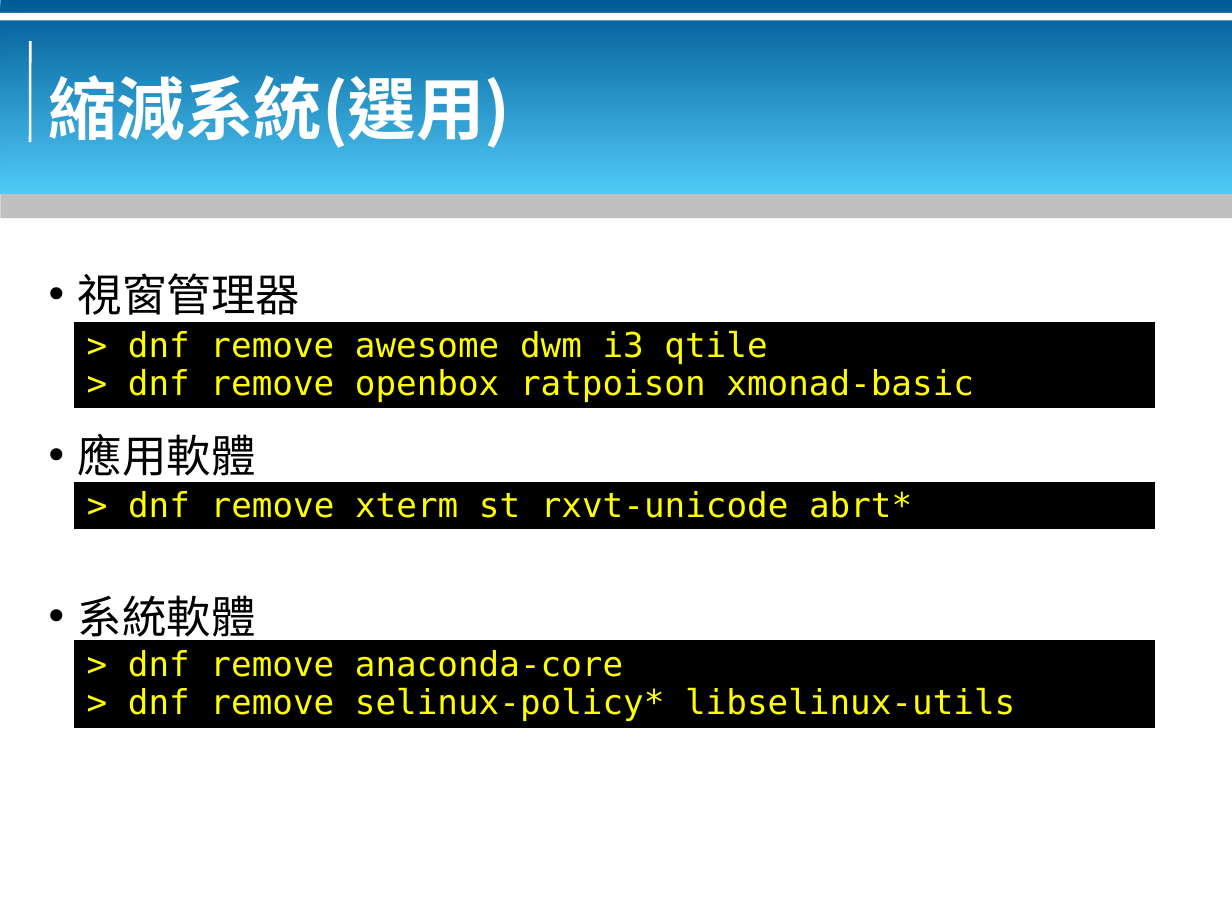
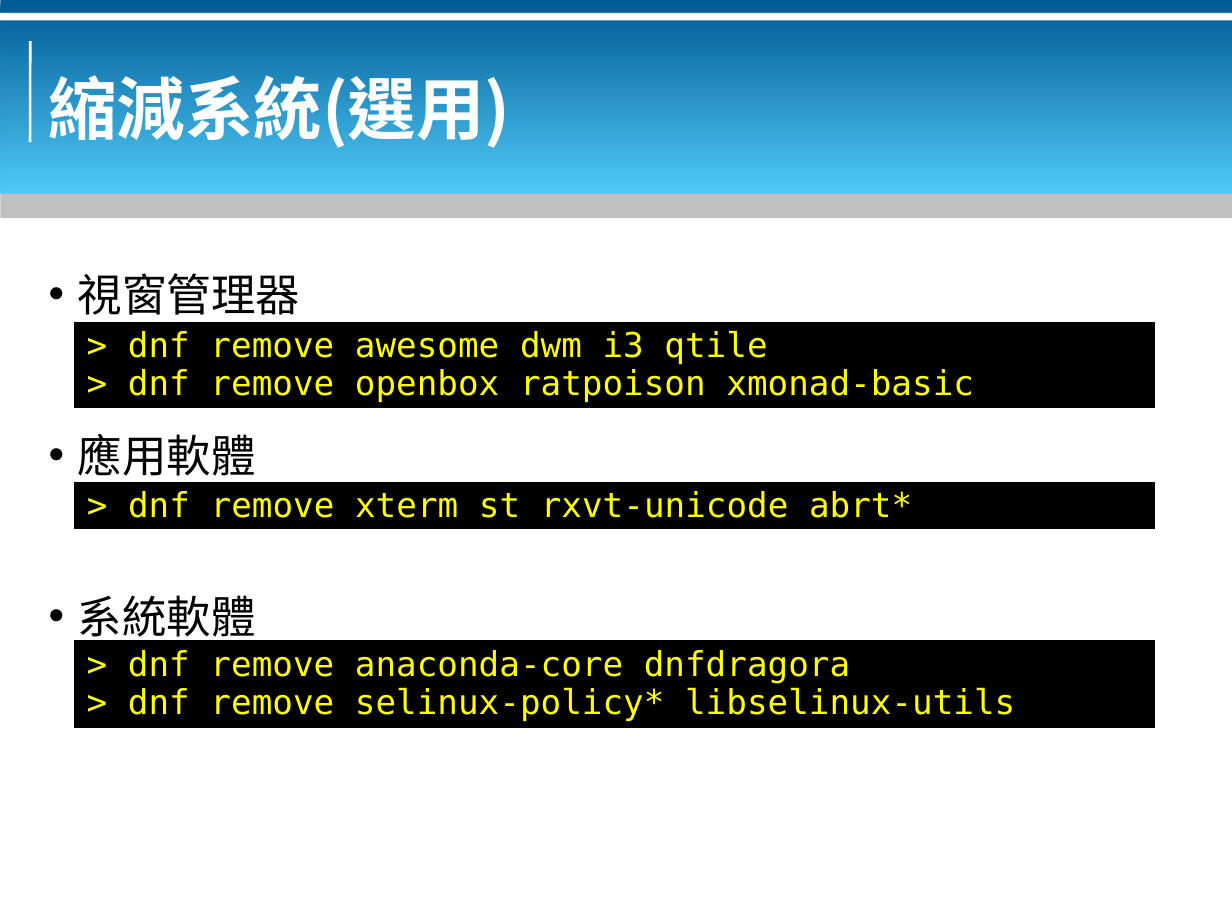
Before and after one commit to bluebat/.presentations, a slide deck: slide 7 of a-thin-and-tiny-session-for-x-window.odp. Drawn at 1232x924 pixels with LibreOffice and Linux fonts; fonts in the diff are those of the drawing; background and template pictures are left out. Boxes give left, top, right and bottom in pixels: in the first picture for what was removed or moved away, otherwise in the second. Text is boxed around its words. In the diff, an @@ line names an element or a change of style, - is before the commit and + after.

```diff
--- a/a-thin-and-tiny-session-for-x-window.odp
+++ b/a-thin-and-tiny-session-for-x-window.odp
@@ text in rectangle at <box>128,650,850,683</box>: text changed @@
-> dnf remove anaconda-core
+> dnf remove anaconda-core dnfdragora
```
Also in this commit, not shown: 2 other files.
